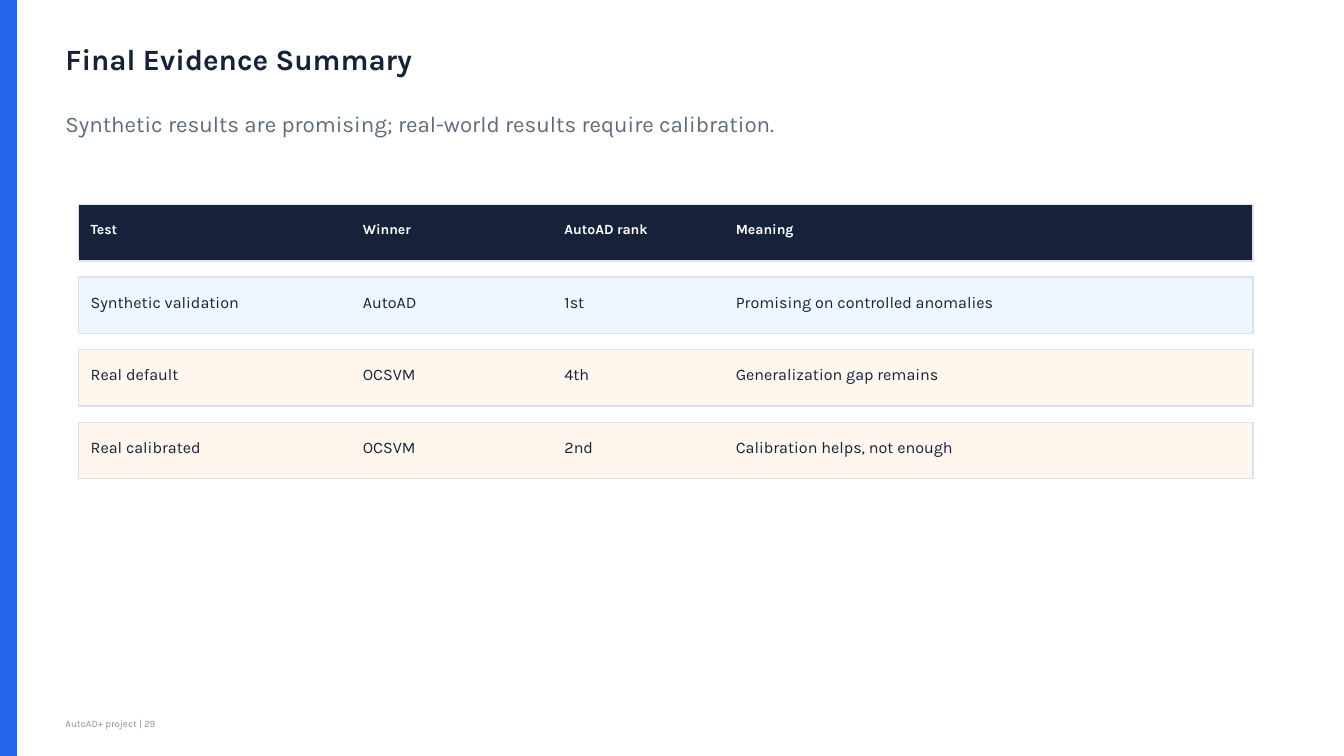
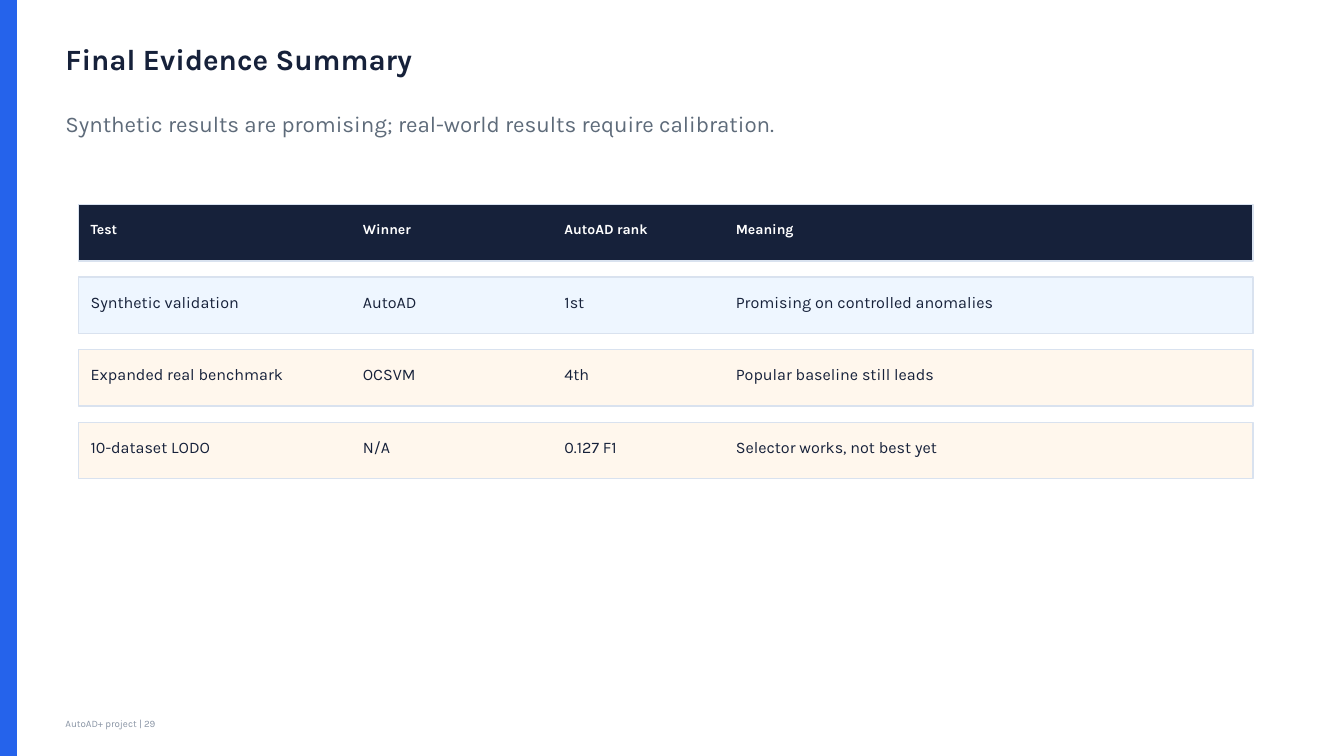
Before and after one commit to 02deno/Automated-Anomaly-Detection-Project, a slide deck: slide 29 of output/presentations/AutoAD_Project_Presentation_updated.pptx. Drawn at 1344x756 pixels with LibreOffice and Linux fonts; fonts in the diff are those of the drawing. Boxes give left, top, right and bottom in pixels: in the first picture for what was removed or moved away, otherwise in the second. Text is boxed around its words. In the diff, an @@ line names an element or a change of style, - is before the commit and + after.

Commit message:
Add new result CSV files for leave-one-dataset-out analysis and model comparisons after merging datasets
- Created `leave_one_dataset_out_after_merge.csv` to store results of leave-one-out experiments.
- Added `merge_impact_lodo_comparison.csv` to compare average metrics before and after merging datasets.
- Introduced `real_data_expanded_model_comparison_after_merge.csv` for model performance metrics on real data post-merge.
- Added `real_data_expanded_summary_after_merge.csv` to summarize detailed results of various models on real datasets after merging.

```diff
--- a/output/presentations/AutoAD_Project_Presentation_updated.pptx
+++ b/output/presentations/AutoAD_Project_Presentation_updated.pptx
@@ text at (91, 369, 283, 384): text changed @@
-Real default
+Expanded real benchmark
@@ text at (736, 369, 934, 384): text changed @@
-Generalization gap remains
+Popular baseline still leads
@@ text at (91, 442, 210, 453): text changed @@
-Real calibrated
+10-dataset LODO
@@ text at (363, 441, 390, 454): text changed @@
-OCSVM
+N/A
@@ text at (564, 442, 617, 453): text changed @@
-2nd
+0.127 F1
@@ text at (736, 442, 937, 457): text changed @@
-Calibration helps, not enough
+Selector works, not best yet
```
Also in this commit, not shown: 10 other slides changed, 7 slides added, 5 slides removed, 7 other files.
